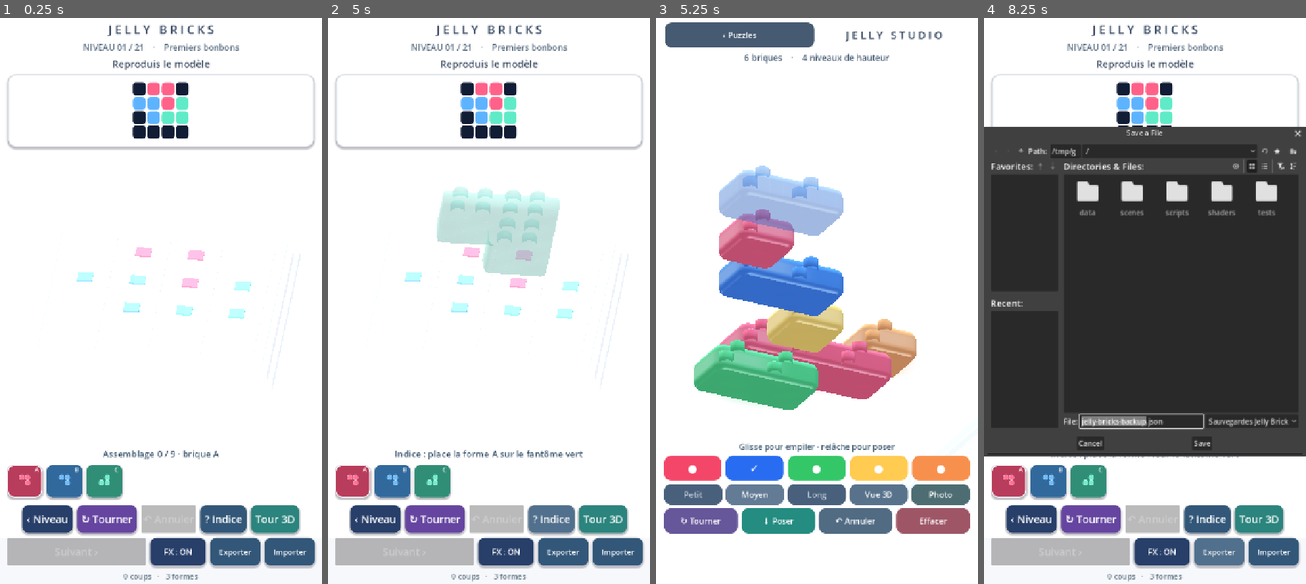
Above: before the commit, frames 1-4 (left to right).
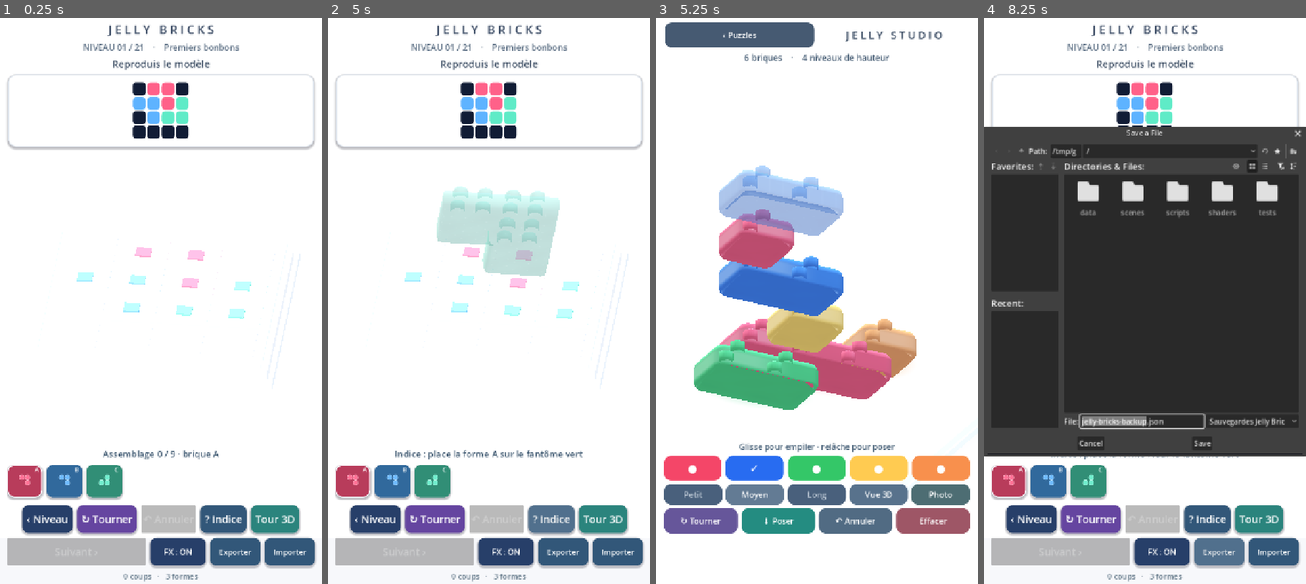
Above: after the commit, the same moments.

Repository: dbrckk/Jelly-bricks
Game: Godot game, scene res://scenes/main.tscn
Same seed, same stepped clock (60 frames per second), same inputs: the game is played once before the commit and once after it.
Inputs (mouse positions are in pixels of both pictures, inside the frame that each line leads up to):
- Up to frame 1 (0.25 s): no input
- Up to frame 2 (5 s): click (353, 482) at 0.52 s; click (392, 482) at 1.27 s; click (431, 482) at 2.02 s; click "‹ Niveau" at 2.75 s; click "↻ Tourner" at 3.5 s; click "? Indice" at 4.25 s
- Up to frame 3 (5.25 s): click "Tour 3D" at 5 s
- Up to frame 4 (8.25 s): click "‹ Puzzles" at 5.75 s; click "FX : ON" at 6.5 s; click "FX : OFF" at 7.25 s; click "Exporter" at 8 s

Frames 1-2 are identical in both runs. In frame 3, 0.9% of the frame differs, in the area x 20-80%, y 30-66%; in frame 4, 1.0%, in the area x 2-98%, y 22-76%.

Commit message:
render(native): model real continuous underside sockets for every molded studio Jelly brick

Diff:
--- a/native-godot/scripts/gel_mesh.gd
+++ b/native-godot/scripts/gel_mesh.gd
@@ -261,6 +261,13 @@
 const STUDIO_RING_OFFSETS := [0.0, 0.018, 0.049, 0.064, 0.064, 0.038, 0.0]
 const STUDIO_RING_VERTICALS := [1.0, 0.89, 0.50, 0.0, 0.0, -0.50, -0.86]
 const STUDIO_CORNER_STEPS := 7
+# Physically modeled underside socket: the support's raised studs enter
+# the recessed roof instead of holding a sealed slab 0.24 units in the air.
+# All studio lengths/orientations use one continuous open-bottom shell.
+# The 21 puzzle mesh variants are untouched.
+const STUDIO_UNDERSIDE_INSET := 0.10
+const STUDIO_SOCKET_DEPTH := 0.16
+const STUDIO_SOCKET_ROOF := BASE + STUDIO_SOCKET_DEPTH
 
 static func build_studio(cell_count: int, turns: int) -> ArrayMesh:
     var length: int = clampi(cell_count, 1, 3)
@@ -312,19 +319,39 @@
                 upper_normals[i], upper_normals[j],
                 lower_normals[j], lower_normals[i])
 
-    # Smooth, uninterrupted surface: no internal cell seams, holes or
-    # duplicated caps between adjacent segments of one physical brick.
+    # Rounded crown stays seamless. The underside is no longer a sealed
+    # flat slab: it has a single recessed socket with a narrow perimeter
+    # bearing rim. Lower studs visibly enter this pocket when bricks stack.
+    # The socket is built out of the EXISTING 4x8 perimeter segments, not
+    # additional per-cell meshes or draw calls. Cross-oriented bars fit.
     var top_ring: Array = rings[0]
     var bottom_ring: Array = rings[rings.size() - 1]
+    var socket_ring: Array[Vector3] = []
+    for corner in range(4):
+        var inward_x: float = -STUDIO_UNDERSIDE_INSET \
+            if corner == 0 or corner == 3 else STUDIO_UNDERSIDE_INSET
+        var inward_z: float = -STUDIO_UNDERSIDE_INSET \
+            if corner <= 1 else STUDIO_UNDERSIDE_INSET
+        for step in range(STUDIO_CORNER_STEPS + 1):
+            var outer_id: int = corner * (STUDIO_CORNER_STEPS + 1) + step
+            var outer: Vector3 = bottom_ring[outer_id]
+            socket_ring.append(Vector3(
+                outer.x + inward_x,
+                STUDIO_SOCKET_ROOF,
+                outer.z + inward_z))
     var top_center := Vector3(width * .5, TOP + .038, depth * .5)
-    var bottom_center := Vector3(width * .5, BASE, depth * .5)
+    var socket_center := Vector3(width * .5, STUDIO_SOCKET_ROOF, depth * .5)
     for i in range(segment_count):
         var j: int = (i + 1) % segment_count
-        # Arc travels CCW in XZ, which corresponds to downward geometric
-        # winding in X/Y/Z. Reverse the top fan for +Y facing triangles.
+        # XZ CCW is geometrically -Y; reverse the top fan for +Y.
         _triangle(st, top_center, top_ring[j], top_ring[i],
             Vector3.UP, Vector3.UP, Vector3.UP)
-        _triangle(st, bottom_center, bottom_ring[i], bottom_ring[j],
+        # Inner sloped pocket wall + recessed ceiling. The wall and roof
+        # complete a watertight volume while leaving space for studs.
+        _quad(st, bottom_ring[i], bottom_ring[j],
+            socket_ring[j], socket_ring[i],
+            Vector3.DOWN, Vector3.DOWN, Vector3.DOWN, Vector3.DOWN)
+        _triangle(st, socket_center, socket_ring[i], socket_ring[j],
             Vector3.DOWN, Vector3.DOWN, Vector3.DOWN)
     st.index()
     return st.commit()
